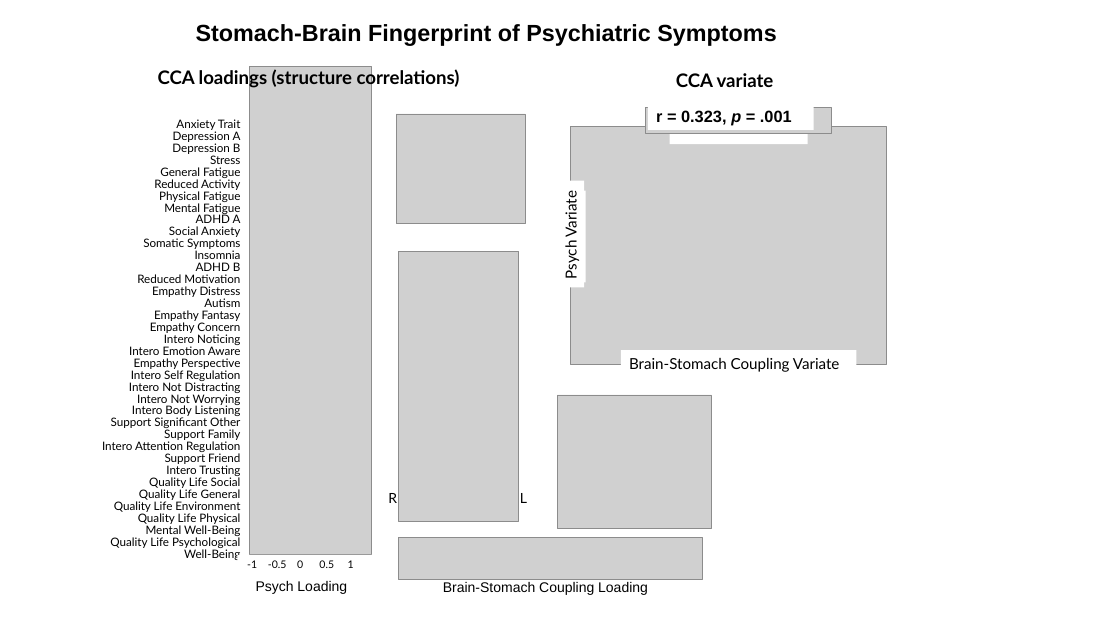
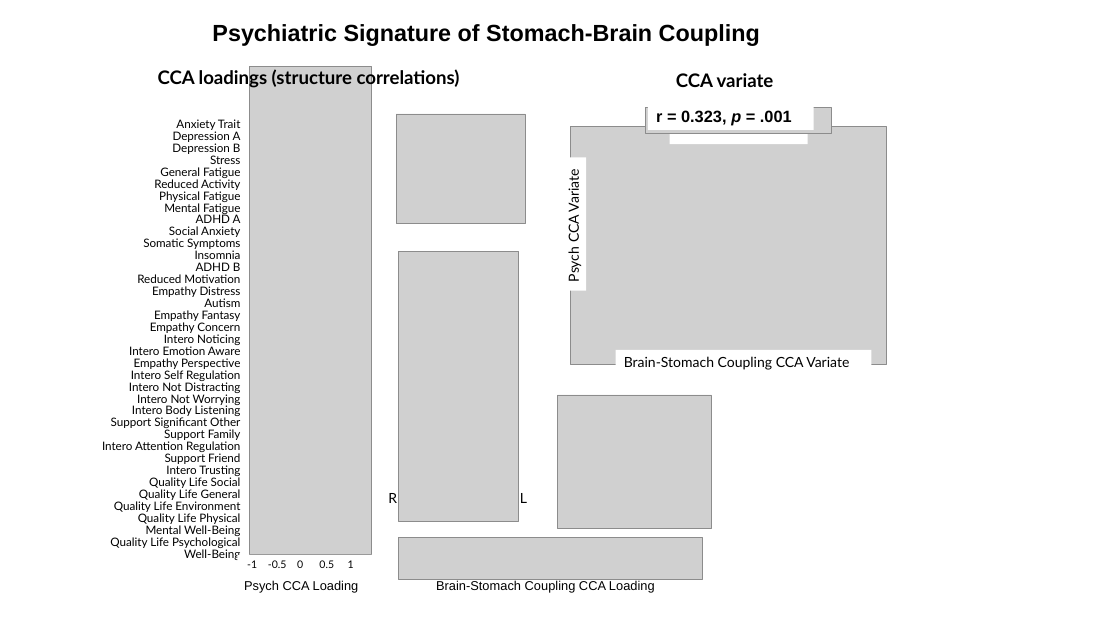
Before and after one commit to embodied-computation-group/StomachBrain-MentalHealth, a slide deck: slide 1 of figures/final_figs/Fig2/CCAmode.pptx. Drawn at 1120x630 pixels with LibreOffice and Linux fonts; fonts in the diff are those of the drawing; grey boxes stand for pictures. Boxes give left, top, right and bottom in pixels: in the first picture for what was removed or moved away, otherwise in the second. Text is boxed around its words. In the diff, an @@ line names an element or a change of style, - is before the commit and + after.

```diff
--- a/figures/final_figs/Fig2/CCAmode.pptx
+++ b/figures/final_figs/Fig2/CCAmode.pptx
@@ text at (212,24,760,46): text changed @@
-Stomach-Brain Fingerprint of Psychiatric Symptoms
+Psychiatric Signature of Stomach-Brain Coupling
@@ rectangle "Psych CCA Variate": place and size @@
-rectangle "Psych CCA Variate" at (557,181,584,288)
+rectangle "Psych CCA Variate" at (561,157,586,290)
@@ text in rectangle at (565,173,582,281): text changed; size 13 to 12 pt @@
-Psych Variate
+Psych CCA Variate
@@ rectangle "Brain-Stomach Coupling CCA Variate": place and size @@
-rectangle "Brain-Stomach Coupling CCA Variate" at (621,350,857,377)
+rectangle "Brain-Stomach Coupling CCA Variate" at (616,350,871,375)
@@ text in rectangle at (624,356,849,370): text changed; size 13 to 12 pt @@
-Brain-Stomach Coupling Variate
+Brain-Stomach Coupling CCA Variate
@@ text at (244,580,359,593): text changed; size 12 to 11 pt @@
-Psych Loading
+Psych CCA Loading
@@ text at (436,580,655,593): text changed; size 12 to 11 pt @@
-Brain-Stomach Coupling Loading
+Brain-Stomach Coupling CCA Loading
```
Also in this commit, not shown: 9 other files.
